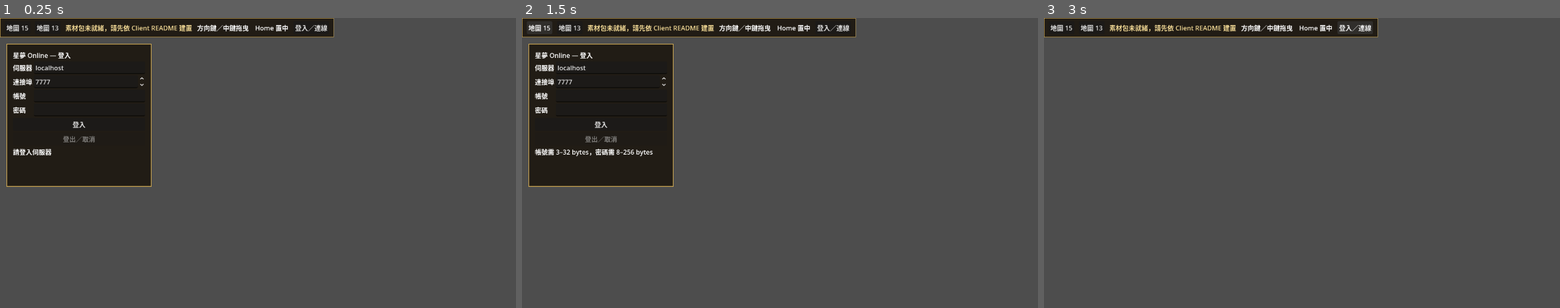
Above: before the commit, frames 1-3 (left to right).
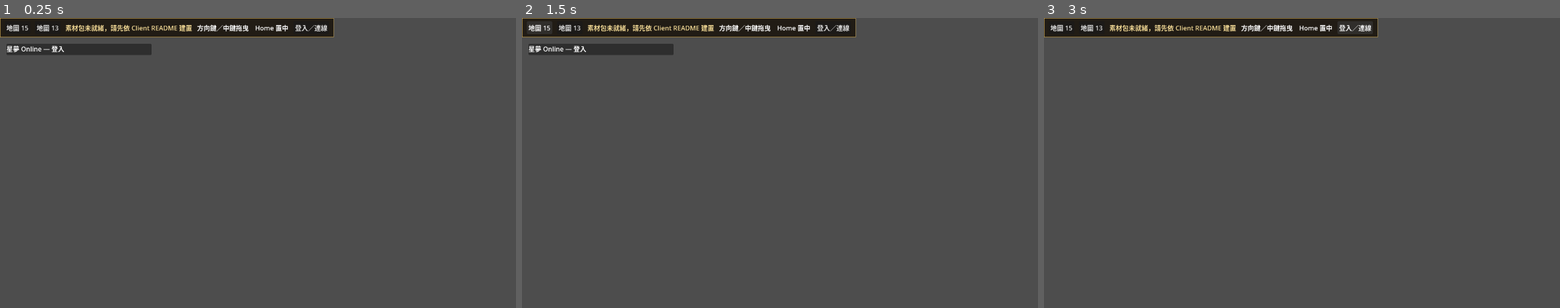
Above: after the commit, the same moments.

Repository: kevin840307/SGTest
Game: Godot game, scene res://app/main.tscn
Same seed, same stepped clock (60 frames per second), same inputs: the game is played once before the commit and once after it.
Inputs (mouse positions are in pixels of both pictures, inside the frame that each line leads up to):
- Up to frame 1 (0.25 s): no input
- Up to frame 2 (1.5 s): click (599, 125) at 0.5 s, where only the run before the commit has a clickable "登入"; click "地圖 15" at 1.25 s
- Up to frame 3 (3 s): click "地圖 13" at 2 s; click "登入／連線" at 2.75 s

The runs differ from the first frame. In frame 1, 14% of the frame differs, in the area x 1-30%, y 8-59%; in frame 2, 14%; in frame 3, nothing differs.
Error after the commit: Parse Error: Cannot infer the type of "current" variable because the value doesn't have a set type. (res://network/client_session.gd:230)

Commit message:
feat(client): add bounded TLS session reconnect

Diff:
--- a/client/network/client_session.gd
+++ b/client/network/client_session.gd
@@ -6,6 +6,8 @@
 
 const MAX_INTENTS := 128
 const LOGIC_SLEEP_MS := 2
+const MAX_RECONNECT_ATTEMPTS := 3
+const RECONNECT_BACKOFF_MS := [100,250,500]
 
 var _transport: RefCounted
 var _world: RefCounted = WorldState.new()
@@ -15,6 +17,18 @@
 var _running := false
 var _intents: Array[Dictionary] = []
 var _published: Dictionary = _world.snapshot()
+var _host := ""
+var _port := 0
+var _common_name := ""
+var _trusted_chain = null
+var _username := ""
+var _credential_bytes := PackedByteArray()
+var _selected_character_id := 0
+var _has_entered_world := false
+var _reconnecting := false
+var _reconnect_attempt := 0
+var _reconnect_count := 0
+var _last_transport_error := OK
 
 func _init(transport_override: RefCounted = null) -> void:
 	_transport = transport_override if transport_override != null else Transport.new()
@@ -29,7 +43,20 @@
 	_stop_requested = false
 	_intents.clear()
 	_world = WorldState.new()
-	_published = _world.snapshot()
+	_host = host
+	_port = port
+	_common_name = common_name
+	_trusted_chain = trusted_chain
+	_username = username
+	_clear_credentials_locked()
+	_credential_bytes = password.to_utf8_buffer()
+	_selected_character_id = 0
+	_has_entered_world = false
+	_reconnecting = false
+	_reconnect_attempt = 0
+	_reconnect_count = 0
+	_last_transport_error = OK
+	_published = _decorate_snapshot(_world.snapshot())
 	_running = true
 	_mutex.unlock()
 	var error: int = _transport.start_secure(host, port, common_name, trusted_chain)
@@ -39,11 +66,12 @@
 		_mutex.unlock()
 		return error
 	_thread = Thread.new()
-	error = _thread.start(_logic_loop.bind(username, password))
+	error = _thread.start(_logic_loop)
 	if error != OK:
 		_transport.stop()
 		_mutex.lock()
 		_running = false
+		_clear_credentials_locked()
 		_mutex.unlock()
 	return error
 
@@ -76,35 +104,44 @@
 	_transport.stop()
 	_mutex.lock()
 	_running = false
+	_reconnecting = false
+	_intents.clear()
+	_clear_credentials_locked()
+	_username = ""
+	_selected_character_id = 0
 	_mutex.unlock()
 
 func _queue_intent(intent: Dictionary) -> bool:
 	_mutex.lock()
-	var accepted := _running and not _stop_requested and _intents.size() < MAX_INTENTS
+	var accepted := _running and not _stop_requested and not _reconnecting and _intents.size() < MAX_INTENTS
 	if accepted:
 		_intents.append(intent)
 	_mutex.unlock()
 	return accepted
 
-func _logic_loop(username: String, password: String) -> void:
+func _logic_loop() -> void:
 	var auth_sent := false
-	var local_password := password
 	while not _should_stop():
 		var transport_status: Dictionary = _transport.get_status()
 		var transport_state := int(transport_status.state)
 		if transport_state == Transport.STATE_FAILED:
-			_world.fail("transport_error_%d" % int(transport_status.terminal_error))
+			_last_transport_error = int(transport_status.terminal_error)
+			if _can_auto_reconnect() and _start_reconnect_attempt():
+				auth_sent = false
+				continue
+			_world.fail("transport_error_%d" % _last_transport_error)
 			_publish()
 			break
 		if transport_state == Transport.STATE_CONNECTED and not auth_sent:
-			var auth_frame := WireCodec.encode_auth_request(username, local_password)
+			var local_password := _credential_string()
+			var auth_frame := WireCodec.encode_auth_request(_username, local_password)
+			local_password = ""
 			if auth_frame.is_empty():
 				_world.fail("invalid_auth_input")
 				_publish()
 				break
 			if _transport.send_frame(auth_frame):
 				auth_sent = _world.mark_auth_sent()
-				local_password = ""
 				_publish()
 
 		for event in _transport.drain_events(64):
@@ -114,17 +151,119 @@
 			if not _world.apply_frame(frame):
 				_publish()
 				_transport.stop()
+				_clear_credentials()
 				return
 			_publish()
 			_flush_control_frames()
 
 		_flush_control_frames()
+		_process_reconnect_choose()
 		_process_first_intent()
+		_maybe_finish_world_entry()
 		if int(_world.state) == WorldState.STATE_FAILED:
+			if _can_retry_world_rejected() and _start_reconnect_attempt():
+				auth_sent = false
+				continue
 			_transport.stop()
 			break
 		OS.delay_msec(LOGIC_SLEEP_MS)
 	_publish()
+	if int(_world.state) == WorldState.STATE_FAILED:
+		_clear_credentials()
+
+func _can_auto_reconnect() -> bool:
+	_mutex.lock()
+	var allowed := _has_entered_world and _selected_character_id > 0 and _reconnect_attempt < MAX_RECONNECT_ATTEMPTS and not _stop_requested
+	_mutex.unlock()
+	return allowed
+
+func _can_retry_world_rejected() -> bool:
+	if int(_world.choose_status) != 2:
+		return false
+	_mutex.lock()
+	var allowed := _reconnecting and _reconnect_attempt < MAX_RECONNECT_ATTEMPTS and not _stop_requested
+	_mutex.unlock()
+	return allowed
+
+func _start_reconnect_attempt() -> bool:
+	_transport.stop()
+	_mutex.lock()
+	if _stop_requested or not _has_entered_world or _selected_character_id <= 0 or _reconnect_attempt >= MAX_RECONNECT_ATTEMPTS:
+		_mutex.unlock()
+		return false
+	_reconnecting = true
+	_reconnect_attempt += 1
+	var attempt := _reconnect_attempt
+	_intents.clear() # never replay old gameplay intents across a new connection generation
+	_mutex.unlock()
+	_publish()
+	var delay_ms := int(RECONNECT_BACKOFF_MS[mini(attempt-1,RECONNECT_BACKOFF_MS.size()-1)])
+	var until := Time.get_ticks_msec()+delay_ms
+	while Time.get_ticks_msec()<until:
+		if _should_stop():
+			return false
+		OS.delay_msec(mini(LOGIC_SLEEP_MS,until-Time.get_ticks_msec()))
+	_world = WorldState.new()
+	_publish()
+	var error: int = _transport.start_secure(_host,_port,_common_name,_trusted_chain)
+	if error != OK:
+		_last_transport_error = error
+		return _start_reconnect_attempt() if attempt < MAX_RECONNECT_ATTEMPTS else false
+	return true
+
+func _process_reconnect_choose() -> void:
+	_mutex.lock()
+	var reconnecting := _reconnecting
+	var character_id := _selected_character_id
+	_mutex.unlock()
+	if not reconnecting or character_id <= 0 or int(_world.state) != WorldState.STATE_SELECTING_CHARACTER:
+		return
+	if not _world.characters.any(func(entry: Dictionary) -> bool: return int(entry.character_id)==character_id):
+		_world.fail("reconnect_character_missing")
+		_publish()
+		return
+	var frame := WireCodec.encode_character_choose(character_id)
+	if not frame.is_empty() and _transport.send_frame(frame) and _world.mark_choose_sent(character_id):
+		_publish()
+
+func _maybe_finish_world_entry() -> void:
+	var current := _world.snapshot()
+	if int(current.state) != WorldState.STATE_IN_WORLD or not bool(current.world_ready) or int(current.pending_world_ready_ack_epoch) != 0 or int(current.last_world_ready_ack_epoch) != int(current.map_epoch):
+		return
+	_mutex.lock()
+	_has_entered_world = true
+	if _reconnecting:
+		_reconnecting = false
+		_reconnect_attempt = 0
+		_reconnect_count += 1
+	_mutex.unlock()
+	_publish()
+
+func _credential_string() -> String:
+	_mutex.lock()
+	var copy := _credential_bytes.duplicate()
+	_mutex.unlock()
+	var value := copy.get_string_from_utf8()
+	copy.fill(0)
+	return value
+
+func _clear_credentials() -> void:
+	_mutex.lock()
+	_clear_credentials_locked()
+	_mutex.unlock()
+
+func _clear_credentials_locked() -> void:
+	if not _credential_bytes.is_empty():
+		_credential_bytes.fill(0)
+		_credential_bytes.clear()
+
+func _decorate_snapshot(value: Dictionary) -> Dictionary:
+	value["reconnecting"] = _reconnecting
+	value["reconnect_attempt"] = _reconnect_attempt
+	value["reconnect_count"] = _reconnect_count
+	value["max_reconnect_attempts"] = MAX_RECONNECT_ATTEMPTS
+	value["last_transport_error"] = _last_transport_error
+	return value
 
 func _flush_control_frames() -> void:
 	var current: Dictionary = _world.snapshot()
@@ -154,6 +293,9 @@
 		var character_id := int(intent.character_id)
 		var frame := WireCodec.encode_character_choose(character_id)
 		if not frame.is_empty() and _transport.send_frame(frame) and _world.mark_choose_sent(character_id):
+			_mutex.lock()
+			_selected_character_id = character_id
+			_mutex.unlock()
 			_pop_intent()
 			_publish()
 	elif kind == "npc":
@@ -199,5 +341,5 @@
 func _publish() -> void:
 	var value: Dictionary = _world.snapshot()
 	_mutex.lock()
-	_published = value
-	_mutex.unlock()
+	_published = _decorate_snapshot(value)
+	_mutex.unlock()
--- a/client/ui/session_panel.gd
+++ b/client/ui/session_panel.gd
@@ -109,11 +109,11 @@
 
 
 func submit_move(point: Vector2) -> bool:
-	return active and bool(_latest.get("world_ready",false)) and point.is_finite() and session.move_target(int(floor(point.x)),int(floor(point.y)))
+	return active and not bool(_latest.get("reconnecting",false)) and bool(_latest.get("world_ready",false)) and point.is_finite() and session.move_target(int(floor(point.x)),int(floor(point.y)))
 
 
 func submit_npc_interact(spawn_id: int) -> bool:
-	return active and bool(_latest.get("world_ready",false)) and spawn_id > 0 and session.npc_interact(spawn_id)
+	return active and not bool(_latest.get("reconnecting",false)) and bool(_latest.get("world_ready",false)) and spawn_id > 0 and session.npc_interact(spawn_id)
 
 
 func disconnect_session() -> void:
@@ -152,6 +152,9 @@
 		return
 	_poll_elapsed = 0.0
 	_latest = session.snapshot() # Reads published state; never pumps packets.
+	if bool(_latest.get("reconnecting",false)):
+		status.text = "連線中斷，正在重新連線（%d/%d）…" % [int(_latest.reconnect_attempt),int(_latest.max_reconnect_attempts)]
+		return
 	var state := int(_latest.state)
 	if state == State.STATE_FAILED:
 		disconnect_session()
